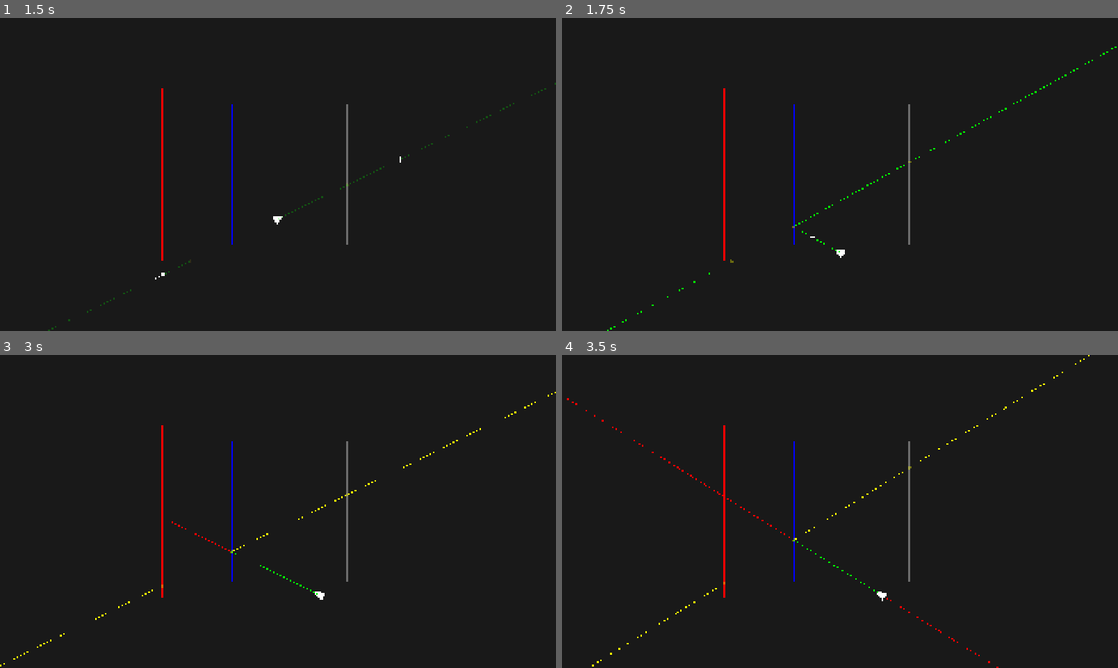
Above: before the commit, frames 1-4 (two rows, left to right).
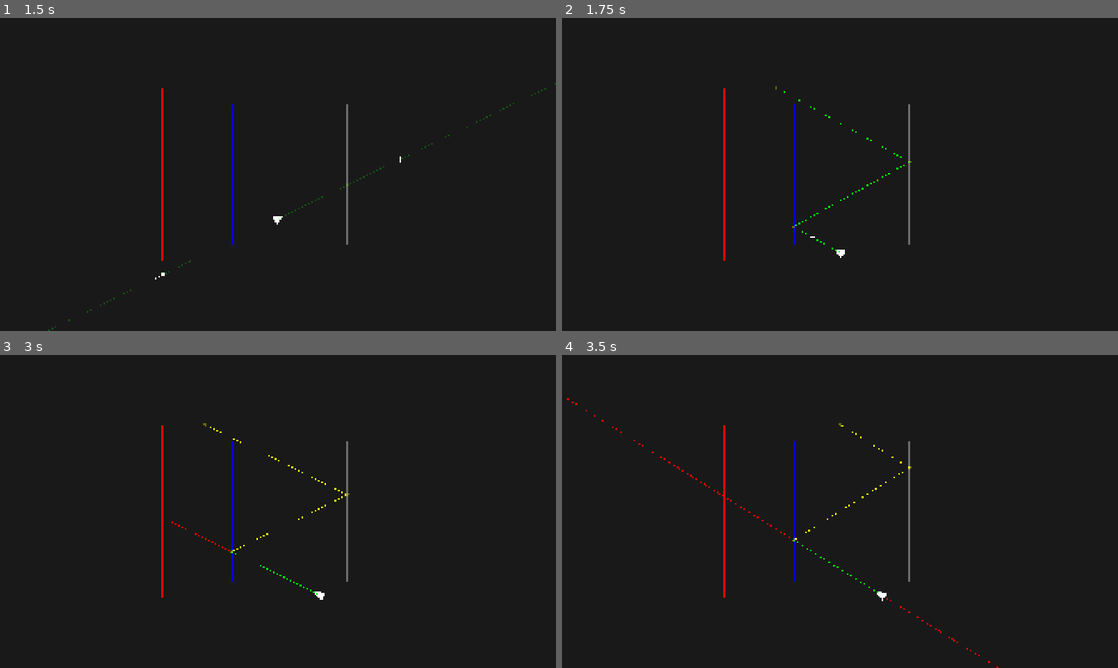
Above: after the commit, the same moments.

Repository: AlonKellner-RedHat/ricochet-game-v2
Game: Godot game, scene res://scenes/open_room_playable.tscn
The game is run twice, just before and just after one commit, with the same random seed, the same clock (stepped at 60 frames per second) and the same inputs.
Inputs (mouse positions are in pixels of both pictures, inside the frame that each line leads up to):
- Up to frame 1 (1.5 s): tap Enter at 0.5 s; move the mouse to (400, 158) at 0.52 s; hold D (move_right) 0.53-1.25 s; hold Space (fire) 0.53-1.25 s; click (400, 158) at 0.67 s; drag from (166, 190) to (250, 237) at 1.27 s
- Up to frame 2 (1.75 s): no input
- Up to frame 3 (3 s): move the mouse to (333, 442) at 2.02 s; hold D (move_right) 2.03-2.75 s; tap Alt at 2.1 s; drag from (250, 574) to (111, 464) at 2.77 s
- Up to frame 4 (3.5 s): no input

Frame 1 is identical in both runs. In frame 2, 0.1% of the frame differs, in the area x 8-100%, y 9-100%; in frame 3, 0.2%, in the area x 0-100%, y 11-100%; in frame 4, 0.1%.

Commit message:
Phase 1b: Refactor tracer to use normalized frame
The tracer now transforms surfaces into the normalized frame using
frame.inverse() before each intersection step. After a transformative
hit: frame composes with the effect's Möbius, origin advances via
inverse transform, direction stays UNCHANGED (§10.7, §12.1, §12.4).

Steps are stored in visual coordinates (frame.apply() converts
normalized hit points back to visual space) so the renderer and
existing tests work without changes.

Key changes:
- Frame is a full MobiusTransform object (not just an ID)
- _build_normalized() transforms surfaces when frame changes
- Surfaces are re-transformed only when frame_dirty flag is set
- transform_all mapping preserves original surface references

All 268 existing tests pass — identical visual behavior for reflections.

Co-Authored-By: Claude Opus 4.6 <noreply@anthropic.com>

Diff:
--- a/scripts/math/tracer.gd
+++ b/scripts/math/tracer.gd
@@ -27,43 +27,52 @@
 		return path
 
 	var state_copy := game_state.copy()
-	var segments: Array = []
-	var segment_to_surface: Dictionary = {}
-	for surf in surfaces:
-		segments.append(surf.segment)
-		segment_to_surface[surf.segment] = surf
-
+	var frame := MobiusTransform.identity()
 	var ray := Ray.new(origin, direction)
-	var frame_id := MobiusTransform.IDENTITY_ID
 	var excluded: Array = []
+	var frame_dirty := true
+	var normalized_surfaces: Array = []
+	var norm_to_surface: Dictionary = {}
 
 	for i in MAX_HITS:
-		var hit = Intersection.find_earliest_hit(ray, segments, excluded)
+		if frame_dirty:
+			normalized_surfaces = _build_normalized(surfaces, frame, norm_to_surface)
+			frame_dirty = false
+
+		var norm_segments: Array = []
+		for ns in normalized_surfaces:
+			norm_segments.append(ns.segment)
+
+		var hit = Intersection.find_earliest_hit(ray, norm_segments, excluded)
 
 		if hit == null:
-			var dir_vec: Vector2 = ray.direction.to_vector().normalized()
-			var escape_end: Vector2 = _clip_to_bounds_edge(ray.origin, dir_vec, bounds)
-			var return_start: Vector2 = _clip_to_bounds_edge(ray.origin, -dir_vec, bounds)
-			path.steps.append(Step.new(ray.origin, escape_end, frame_id, null))
-			path.steps.append(Step.new(return_start, ray.origin, frame_id, null))
+			var vis_origin: Vector2 = frame.apply(ray.origin)
+			var vis_dir: Vector2 = (frame.apply(ray.origin + ray.direction.to_vector().normalized()) - vis_origin).normalized()
+			var escape_end: Vector2 = _clip_to_bounds_edge(vis_origin, vis_dir, bounds)
+			var return_start: Vector2 = _clip_to_bounds_edge(vis_origin, -vis_dir, bounds)
+			path.steps.append(Step.new(vis_origin, escape_end, frame.id, null))
+			path.steps.append(Step.new(return_start, vis_origin, frame.id, null))
 			break
 
+		var vis_start: Vector2 = frame.apply(ray.origin)
+		var vis_end: Vector2 = frame.apply(hit.point)
+
 		if hit.t < 0.0:
-			var dir_vec: Vector2 = ray.direction.to_vector().normalized()
-			var escape_end: Vector2 = _clip_to_bounds_edge(ray.origin, dir_vec, bounds)
-			var return_start: Vector2 = _clip_to_bounds_edge(hit.point, -dir_vec, bounds)
-			path.steps.append(Step.new(ray.origin, escape_end, frame_id, null))
-			path.steps.append(Step.new(return_start, hit.point, frame_id, hit))
+			var vis_dir: Vector2 = (vis_end - vis_start).normalized()
+			var escape_end: Vector2 = _clip_to_bounds_edge(vis_start, -vis_dir, bounds)
+			var return_start: Vector2 = _clip_to_bounds_edge(vis_end, vis_dir, bounds)
+			path.steps.append(Step.new(vis_start, escape_end, frame.id, null))
+			path.steps.append(Step.new(return_start, vis_end, frame.id, hit))
 		else:
-			path.steps.append(Step.new(ray.origin, hit.point, frame_id, hit))
+			path.steps.append(Step.new(vis_start, vis_end, frame.id, hit))
 
-		var surf = segment_to_surface.get(hit.segment)
-		if surf and surf.is_target:
-			path.targets_hit[surf.id] = true
+		var orig_surf: Surface = norm_to_surface.get(hit.segment)
+		if orig_surf and orig_surf.is_target:
+			path.targets_hit[orig_surf.id] = true
 
 		var config: SideConfig = null
-		if surf:
-			config = surf.active_side_config(hit.side, state_copy)
+		if orig_surf:
+			config = orig_surf.active_side_config(hit.side, state_copy)
 
 		if config == null or config.effect == null:
 			excluded.append(hit.segment)
@@ -75,20 +84,44 @@
 
 		if config.effect is TransformativeEffect:
 			var mobius: MobiusTransform = config.effect.get_mobius()
-			var dir_vec: Vector2 = ray.direction.to_vector().normalized()
-			var forward_point: Vector2 = hit.point + dir_vec
-			var reflected_forward: Vector2 = mobius.apply(forward_point)
-			var reflected_origin: Vector2 = mobius.apply(hit.point)
-			var new_dir := Direction.new(reflected_origin, reflected_forward)
+			var inv_mobius: MobiusTransform = config.effect.get_inverse_mobius()
+			frame = frame.compose(mobius)
+			var new_origin: Vector2 = inv_mobius.apply(hit.point)
 			excluded = []
-			ray = Ray.new(reflected_origin, new_dir)
-			frame_id = mobius.id
+			ray = Ray.new(new_origin, ray.direction)
+			frame_dirty = true
 			continue
 
 		assert(false, "ProjectiveEffect not implemented until Stage 47")
 		break
 
 	return path
+
+static func _build_normalized(surfaces: Array, frame: MobiusTransform, out_mapping: Dictionary) -> Array:
+	out_mapping.clear()
+	if frame.id == MobiusTransform.IDENTITY_ID:
+		for surf in surfaces:
+			out_mapping[surf.segment] = surf
+		return surfaces
+
+	var inv := frame.invert()
+	var result: Array = []
+	for surf in surfaces:
+		var s: Vector2 = inv.apply(surf.segment.start)
+		var e: Vector2 = inv.apply(surf.segment.end)
+		var v: Vector2
+		if is_inf(surf.segment.via.x) or is_inf(surf.segment.via.y):
+			v = Vector2(INF, INF)
+		else:
+			v = inv.apply(surf.segment.via)
+		var new_seg := Segment.new(s, e, v)
+		var state := GameState.new()
+		var left: SideConfig = surf.active_side_config(Side.Value.LEFT, state)
+		var right: SideConfig = surf.active_side_config(Side.Value.RIGHT, state)
+		var new_surf := Surface.new(new_seg, left, right, surf.is_target, surf.player_solid)
+		out_mapping[new_surf.segment] = surf
+		result.append(new_surf)
+	return result
 
 static func transform_all(surfaces: Array, mobius: MobiusTransform) -> Array:
 	var result: Array = []
